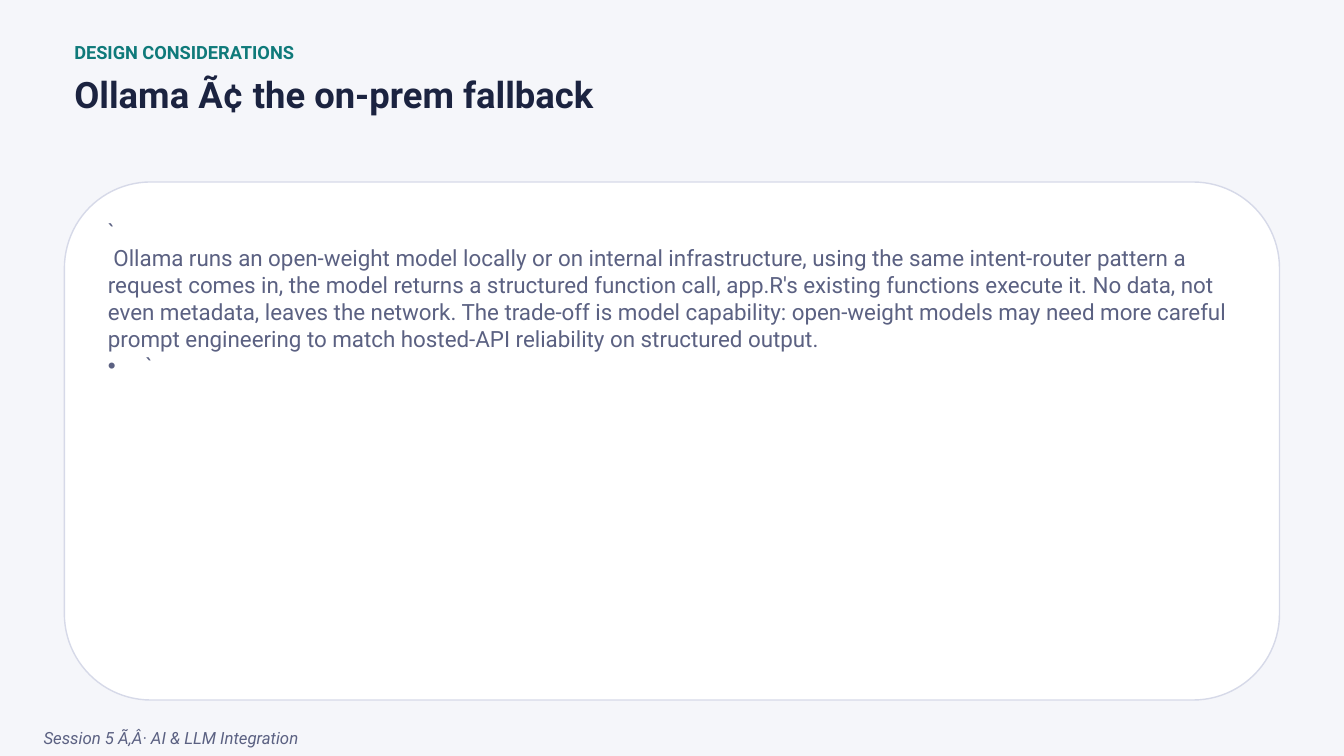
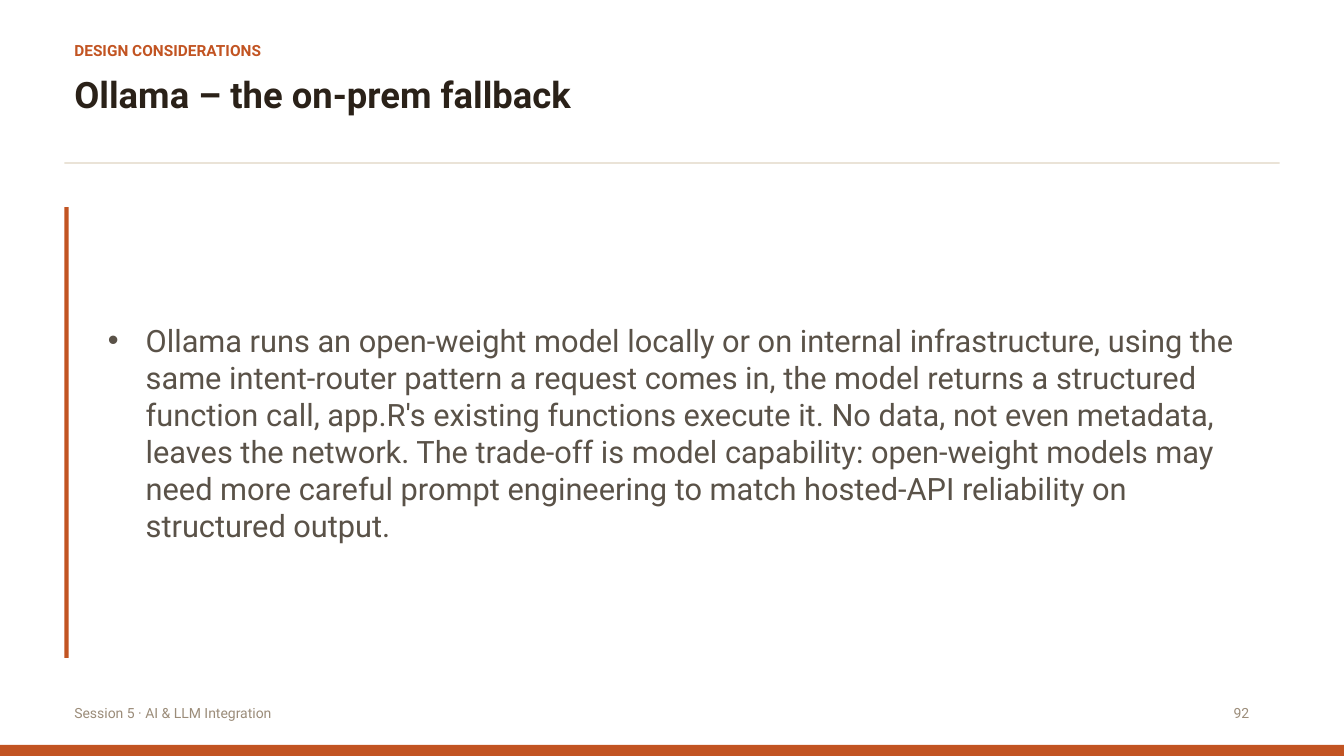
Before and after one commit to itsmdivakaran/IASCT-RShiny-Workshop, a slide deck: slide 111 of IASCT_Shiny_Workshop.pptx (slide 92 before the commit). Drawn at 1344x756 pixels with LibreOffice and Linux fonts; fonts in the diff are those of the drawing. Boxes give left, top, right and bottom in pixels: in the first picture for what was removed or moved away, otherwise in the second. Text is boxed around its words. In the diff, an @@ line names an element or a change of style, - is before the commit and + after.

```diff
--- a/IASCT_Shiny_Workshop.pptx
+++ b/IASCT_Shiny_Workshop.pptx
@@ background #F5F6FA to #FFFFFF @@
@@ text "DESIGN CONSIDERATIONS" at [74, 45, 261, 56]: size 13 to 11 pt, text colour #0F7A7A to #C25422 @@
@@ text at [74, 80, 571, 116]: text changed; text colour #1B2340 to #2A2118 @@
-Ollama Ã¢ the on-prem fallback
+Ollama – the on-prem fallback
@@ rectangle added at [65, 162, 1280, 163], fill #E0D5C3 @@
@@ rounded rectangle removed at [65, 182, 1280, 701] @@
@@ rectangle added at [65, 208, 69, 658], fill #C25422 @@
@@ text "Ollama runs an open-weight model ..." at [146, 328, 1233, 544]: vertical alignment top to middle @@
@@ text at [146, 328, 1233, 544]: text changed; size 16 to 22 pt; text colour #5B6182 to #5A5248 @@
-• `
-  Ollama runs an open-weight model locally or on internal infrastructure, using the same intent-router pattern a request comes in, the model returns a structured function call, app.R's existing functions execute it. No data, not even metadata, leaves the network. The trade-off is model capability: open-weight models may need more careful prompt engineering to match hosted-API reliability on structured output.
-  `
+• Ollama runs an open-weight model locally or on internal infrastructure, using the same intent-router pattern a request comes in, the model returns a structured function call, app.R's existing functions execute it. No data, not even metadata, leaves the network. The trade-off is model capability: open-weight models may need more careful prompt engineering to match hosted-API reliability on structured output.
@@ text at [74, 708, 271, 721]: text changed; size 12 to 10 pt; text colour #5B6182 to #9B8C79; italic off @@
-Session 5 Ã‚Â· AI & LLM Integration
+Session 5 · AI & LLM Integration
@@ text added at [1234, 708, 1250, 718], 10 pt, text #9B8C79 @@
+92
@@ rectangle added at [0, 745, 1344, 756], fill #C25422 @@
```
Also in this commit, not shown: 105 other slides changed, 21 slides added, 2 slides removed, 4 other files.
